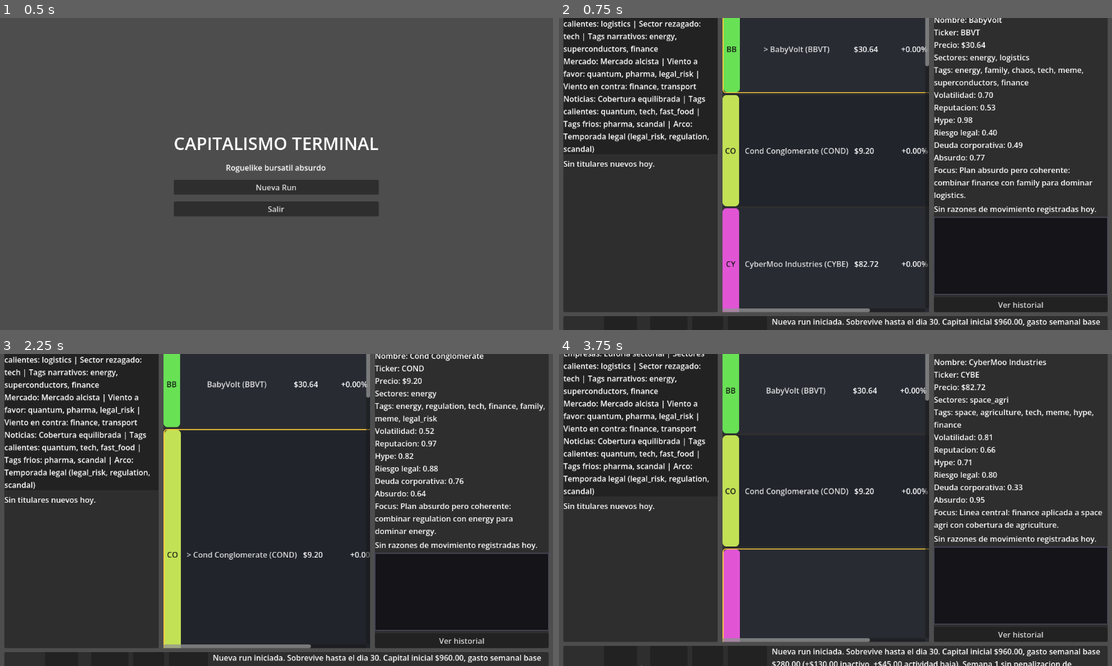
Above: before the commit, frames 1-4 (two rows, left to right).
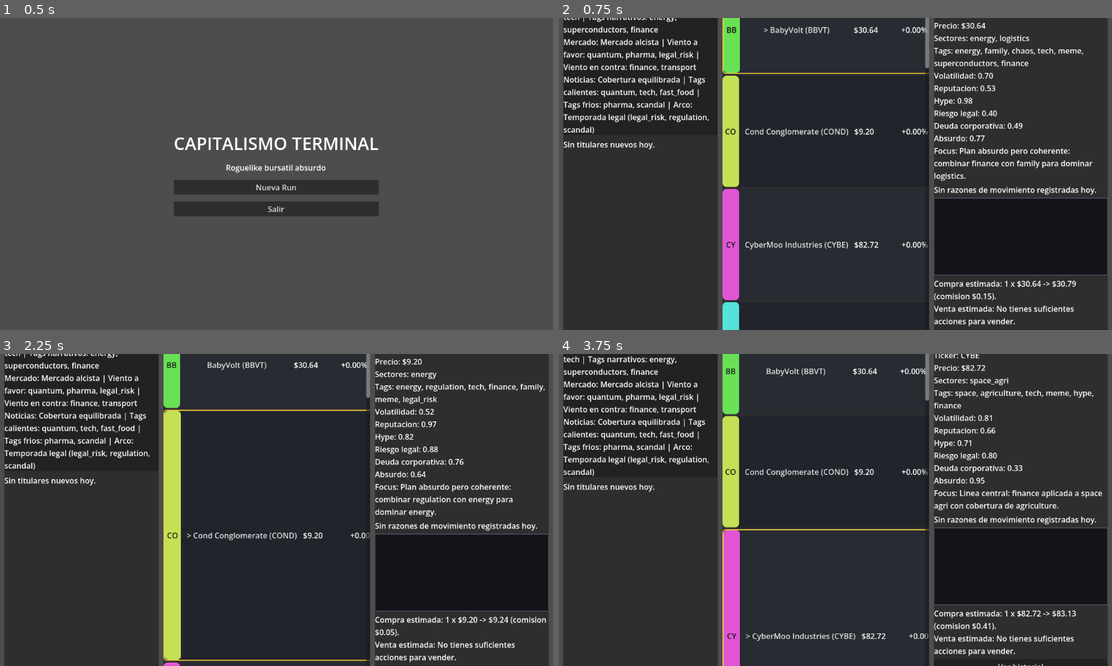
Above: after the commit, the same moments.

Repository: DewBlack/terminal-capitalism
Game: Godot game, scene res://scenes/main/main.tscn
Same seed, same stepped clock (60 frames per second), same inputs: the game is played once before the commit and once after it.
Inputs:
- Up to frame 1 (0.5 s): no input
- Up to frame 2 (0.75 s): click "Nueva Run" at 0.5 s
- Up to frame 3 (2.25 s): click "> BabyVolt (BBVT)" at 1.25 s; click "Cond Conglomerate (COND)" at 2 s
- Up to frame 4 (3.75 s): click "BabyVolt (BBVT)" at 2.75 s; click "CyberMoo Industries (CYBE)" at 3.5 s

Frame 1 is identical in both runs. In frame 2, 19% of the frame differs, in the area x 0-100%, y 0-100%; in frame 3, 18%; in frame 4, 19%.

Commit message:
UI: add trade cost preview and weekly valid activity hints

Diff:
--- a/scripts/player/player_portfolio.gd
+++ b/scripts/player/player_portfolio.gd
@@ -25,28 +25,13 @@
 
 
 func buy_shares(company: Company, amount: int, price_multiplier: float = 1.0, day_index: int = 1) -> Dictionary:
-	if company == null or not company.is_tradeable():
-		return {"success": false, "message": "No puedes comprar esta empresa ahora mismo."}
-	if amount <= 0:
-		return {"success": false, "message": "La cantidad debe ser mayor que cero."}
-
-	var unit_price: float = company.current_price * maxf(0.1, price_multiplier)
-	var effective_buy_unit_price := unit_price * (1.0 + BUY_TRANSACTION_FEE_RATE)
-	var requested_amount := amount
-	var available_debt_capacity := maxf(0.0, MAX_TRADING_DEBT - debt)
-	var max_affordable_budget := cash + available_debt_capacity
-	if max_affordable_budget < effective_buy_unit_price:
-		return {
-			"success": false,
-			"message": "No tienes margen disponible para comprar (limite de deuda: %s)." % _money(MAX_TRADING_DEBT)
-		}
-	var max_affordable_amount := int(floor(max_affordable_budget / effective_buy_unit_price))
-	amount = mini(amount, max_affordable_amount)
-	if amount <= 0:
-		return {"success": false, "message": "No tienes capital suficiente para comprar esta posicion."}
-
-	var gross_total_cost: float = unit_price * float(amount)
-	var total_cost: float = gross_total_cost * (1.0 + BUY_TRANSACTION_FEE_RATE)
+	var preview := estimate_buy_order(company, amount, price_multiplier)
+	if not bool(preview.get("success", false)):
+		return {"success": false, "message": str(preview.get("message", "No se pudo completar la compra."))}
+
+	var requested_amount := int(preview.get("requested_amount", amount))
+	amount = int(preview.get("amount", amount))
+	var total_cost: float = float(preview.get("total_cost", 0.0))
 	if cash >= total_cost:
 		cash -= total_cost
 	else:
@@ -70,29 +55,13 @@
 
 
 func sell_shares(company: Company, amount: int, price_multiplier: float = 1.0, day_index: int = 1) -> Dictionary:
-	if company == null:
-		return {"success": false, "message": "Empresa no valida."}
-	if amount <= 0:
-		return {"success": false, "message": "La cantidad debe ser mayor que cero."}
-
+	var preview := estimate_sell_order(company, amount, price_multiplier, day_index)
+	if not bool(preview.get("success", false)):
+		return {"success": false, "message": str(preview.get("message", "No se pudo completar la venta."))}
+
+	var intraday_amount := int(preview.get("intraday_amount", 0))
+	var gross_value: float = float(preview.get("net_value", 0.0))
 	var owned := int(holdings.get(company.ticker, 0))
-	if owned < amount:
-		return {"success": false, "message": "No tienes suficientes acciones para vender."}
-
-	var sell_unit_price: float = company.current_price * maxf(0.1, price_multiplier)
-	var today_trade_amounts := _get_today_trade_amounts(company.ticker, day_index)
-	var bought_today := int(today_trade_amounts.get("buy", 0))
-	var sold_today := int(today_trade_amounts.get("sell", 0))
-	var intraday_remaining := maxi(0, bought_today - sold_today)
-	var old_shares_remaining := maxi(0, owned - intraday_remaining)
-	var sell_from_old := mini(amount, old_shares_remaining)
-	var intraday_amount := mini(amount - sell_from_old, intraday_remaining)
-	var regular_amount := amount - intraday_amount
-
-	var gross_value_regular := sell_unit_price * float(regular_amount)
-	var gross_value_intraday := sell_unit_price * float(intraday_amount) * (1.0 - INTRADAY_EXIT_PENALTY_RATE)
-	var gross_value_before_fees := gross_value_regular + gross_value_intraday
-	var gross_value: float = gross_value_before_fees * (1.0 - SELL_TRANSACTION_FEE_RATE)
 	cash += gross_value
 	holdings[company.ticker] = owned - amount
 	if int(holdings[company.ticker]) <= 0:
@@ -135,6 +104,82 @@
 
 func get_holding_amount(ticker: String) -> int:
 	return int(holdings.get(ticker, 0))
+
+
+func get_intraday_unsold_amount(ticker: String, day_index: int) -> int:
+	var today_trade_amounts := _get_today_trade_amounts(ticker, day_index)
+	return maxi(0, int(today_trade_amounts.get("buy", 0)) - int(today_trade_amounts.get("sell", 0)))
+
+
+func estimate_buy_order(company: Company, requested_amount: int, price_multiplier: float = 1.0) -> Dictionary:
+	if company == null or not company.is_tradeable():
+		return {"success": false, "message": "No puedes comprar esta empresa ahora mismo."}
+	if requested_amount <= 0:
+		return {"success": false, "message": "La cantidad debe ser mayor que cero."}
+
+	var unit_price: float = company.current_price * maxf(0.1, price_multiplier)
+	var effective_buy_unit_price := unit_price * (1.0 + BUY_TRANSACTION_FEE_RATE)
+	var available_debt_capacity := maxf(0.0, MAX_TRADING_DEBT - debt)
+	var max_affordable_budget := cash + available_debt_capacity
+	if max_affordable_budget < effective_buy_unit_price:
+		return {
+			"success": false,
+			"message": "No tienes margen disponible para comprar (limite de deuda: %s)." % _money(MAX_TRADING_DEBT)
+		}
+
+	var max_affordable_amount := int(floor(max_affordable_budget / effective_buy_unit_price))
+	var final_amount := mini(requested_amount, max_affordable_amount)
+	if final_amount <= 0:
+		return {"success": false, "message": "No tienes capital suficiente para comprar esta posicion."}
+
+	var gross_total_cost: float = unit_price * float(final_amount)
+	var total_cost: float = gross_total_cost * (1.0 + BUY_TRANSACTION_FEE_RATE)
+	var fee_amount: float = total_cost - gross_total_cost
+	return {
+		"success": true,
+		"requested_amount": requested_amount,
+		"amount": final_amount,
+		"unit_price": unit_price,
+		"gross_cost": gross_total_cost,
+		"fee_amount": fee_amount,
+		"total_cost": total_cost,
+		"adjusted_by_debt_limit": final_amount < requested_amount,
+		"max_affordable_amount": max_affordable_amount
+	}
+
+
+func estimate_sell_order(company: Company, requested_amount: int, price_multiplier: float = 1.0, day_index: int = 1) -> Dictionary:
+	if company == null:
+		return {"success": false, "message": "Empresa no valida."}
+	if requested_amount <= 0:
+		return {"success": false, "message": "La cantidad debe ser mayor que cero."}
+
+	var owned := int(holdings.get(company.ticker, 0))
+	if owned < requested_amount:
+		return {"success": false, "message": "No tienes suficientes acciones para vender."}
+
+	var sell_unit_price: float = company.current_price * maxf(0.1, price_multiplier)
+	var intraday_remaining := get_intraday_unsold_amount(company.ticker, day_index)
+	var old_shares_remaining := maxi(0, owned - intraday_remaining)
+	var sell_from_old := mini(requested_amount, old_shares_remaining)
+	var intraday_amount := mini(requested_amount - sell_from_old, intraday_remaining)
+	var regular_amount := requested_amount - intraday_amount
+
+	var gross_value_regular := sell_unit_price * float(regular_amount)
+	var gross_value_intraday := sell_unit_price * float(intraday_amount) * (1.0 - INTRADAY_EXIT_PENALTY_RATE)
+	var gross_value_before_fees := gross_value_regular + gross_value_intraday
+	var net_value: float = gross_value_before_fees * (1.0 - SELL_TRANSACTION_FEE_RATE)
+	var fee_amount: float = gross_value_before_fees - net_value
+	return {
+		"success": true,
+		"amount": requested_amount,
+		"unit_price": sell_unit_price,
+		"intraday_amount": intraday_amount,
+		"regular_amount": regular_amount,
+		"gross_value_before_fees": gross_value_before_fees,
+		"fee_amount": fee_amount,
+		"net_value": net_value
+	}
 
 
 func get_trade_markers_for_ticker(ticker: String) -> Array[Dictionary]:
--- a/scripts/ui/ui_manager.gd
+++ b/scripts/ui/ui_manager.gd
@@ -8,6 +8,11 @@
 signal weekly_upgrade_selected(upgrade_id: String)
 signal weekly_recap_closed
 
+const WEEKLY_ACTIVITY_NOTIONAL_FLOOR := 170.0
+const WEEKLY_ACTIVITY_NOTIONAL_RATIO := 0.28
+const WEEKLY_LOW_ACTIVITY_RATIO := 0.50
+const MIN_WEEKLY_HOLDINGS_FOR_ACTIVITY := 180.0
+
 var _run_manager: RunManager
 var _player_portfolio: PlayerPortfolio
 var _market_manager: MarketManager
@@ -32,6 +37,7 @@
 @onready var _market_rows: VBoxContainer = $MainMargin/MainVBox/BodySplit/CenterSplit/MarketPanel/MarketVBox/MarketScroll/MarketRows
 @onready var _company_details_label: Label = $MainMargin/MainVBox/BodySplit/CenterSplit/DetailsPanel/DetailsVBox/CompanyDetailsLabel
 @onready var _movement_reasons_label: Label = $MainMargin/MainVBox/BodySplit/CenterSplit/DetailsPanel/DetailsVBox/MovementReasonsLabel
+@onready var _details_vbox: VBoxContainer = $MainMargin/MainVBox/BodySplit/CenterSplit/DetailsPanel/DetailsVBox
 @onready var _details_logo_swatch: ColorRect = $MainMargin/MainVBox/BodySplit/CenterSplit/DetailsPanel/DetailsVBox/LogoRow/LogoSwatch
 @onready var _details_logo_text: Label = $MainMargin/MainVBox/BodySplit/CenterSplit/DetailsPanel/DetailsVBox/LogoRow/LogoText
 @onready var _price_chart = $MainMargin/MainVBox/BodySplit/CenterSplit/DetailsPanel/DetailsVBox/PriceChart
@@ -56,11 +62,14 @@
 @onready var _weekly_recap_body: RichTextLabel = $WeeklyRecapPanel/RecapCenter/RecapVBox/RecapBody
 @onready var _weekly_recap_continue_button: Button = $WeeklyRecapPanel/RecapCenter/RecapVBox/RecapContinueButton
 
+var _trade_preview_label: Label
+
 
 func _ready() -> void:
 	_buy_button.pressed.connect(_on_buy_button_pressed)
 	_sell_button.pressed.connect(_on_sell_button_pressed)
 	_end_day_button.pressed.connect(_on_end_day_button_pressed)
+	_quantity_input.value_changed.connect(_on_quantity_value_changed)
 	_history_button.pressed.connect(_on_history_button_pressed)
 	_news_history_button.pressed.connect(_on_news_history_button_pressed)
 	_back_to_menu_button.pressed.connect(_on_back_to_menu_pressed)
@@ -69,6 +78,7 @@
 	_upgrade_choice_panel.visible = false
 	_weekly_recap_panel.visible = false
 	_history_text.visible = false
+	_setup_trade_preview_label()
 	_refresh_news_panel_header()
 
 
@@ -105,6 +115,7 @@
 	_update_news_panel()
 	_update_market_table()
 	_update_selected_company_details()
+	_update_trade_preview()
 	_status_label.text = _last_status_message
 
 
@@ -186,8 +197,36 @@
 	var week := _run_manager.get_week_index()
 	var holdings_value := _player_portfolio.get_holdings_value(_market_manager)
 	var net_worth := _player_portfolio.get_net_worth(_market_manager)
+	var week_start_day := ((_run_manager.days_per_week * (week - 1)) + 1)
+	var week_end_day := _run_manager.current_day
+	var weekly_notional := _player_portfolio.get_effective_trade_notional_in_day_range(week_start_day, week_end_day)
+	var raw_weekly_notional := _player_portfolio.get_trade_notional_in_day_range(week_start_day, week_end_day)
+	var weekly_target_notional := _weekly_activity_notional_target(net_worth)
+	var low_activity_threshold := weekly_target_notional * WEEKLY_LOW_ACTIVITY_RATIO
+	var traded_meaningful := _player_portfolio.has_meaningful_trade_in_day_range(week_start_day, week_end_day)
+	var full_activity := traded_meaningful and (
+		weekly_notional >= weekly_target_notional
+		or holdings_value >= MIN_WEEKLY_HOLDINGS_FOR_ACTIVITY
+	)
+	var low_activity := traded_meaningful and not full_activity and weekly_notional >= low_activity_threshold
+	var activity_label := "Nula"
+	if full_activity:
+		activity_label = "Alta"
+	elif low_activity:
+		activity_label = "Media"
+	elif traded_meaningful:
+		activity_label = "Baja"
+
 	_day_label.text = "Dia: %d/%d" % [_run_manager.current_day, _run_manager.max_days]
-	_week_label.text = "Semana: %d | Gasto semanal: %s" % [week, _money(_run_manager.weekly_expense)]
+	_week_label.text = "Semana: %d | Gasto semanal: %s\nActividad valida: %s/%s (%s)" % [
+		week,
+		_money(_run_manager.weekly_expense),
+		_money(weekly_notional),
+		_money(weekly_target_notional),
+		activity_label
+	]
+	if raw_weekly_notional > weekly_notional + 0.01:
+		_week_label.text += " | Intradia no cuenta: %s" % _money(raw_weekly_notional - weekly_notional)
 	_cash_label.text = "Dinero: %s" % _money(_player_portfolio.cash)
 	_debt_label.text = "Deuda: %s" % _money(_player_portfolio.debt)
 	_net_worth_label.text = "Patrimonio: %s (acciones %s)" % [_money(net_worth), _money(holdings_value)]
@@ -474,6 +513,10 @@
 	refresh_all_ui()
 
 
+func _on_quantity_value_changed(_value: float) -> void:
+	refresh_all_ui()
+
+
 func _ensure_selected_company_is_valid() -> void:
 	var companies := _market_manager.get_sorted_active_companies()
 	if companies.is_empty():
@@ -535,6 +578,73 @@
 	return badge
 
 
+func _setup_trade_preview_label() -> void:
+	_trade_preview_label = Label.new()
+	_trade_preview_label.name = "TradePreviewLabel"
+	_trade_preview_label.autowrap_mode = TextServer.AUTOWRAP_WORD_SMART
+	_trade_preview_label.text = "Selecciona una empresa para ver coste estimado de compra/venta."
+	_details_vbox.add_child(_trade_preview_label)
+	_details_vbox.move_child(_trade_preview_label, _details_vbox.get_child_count() - 3)
+
+
+func _update_trade_preview() -> void:
+	if _trade_preview_label == null:
+		return
+	if _run_manager == null or _player_portfolio == null or _market_manager == null or _upgrade_manager == null:
+		_trade_preview_label.text = ""
+		return
+	var company := _market_manager.get_company_by_ticker(_selected_ticker)
+	if company == null:
+		_trade_preview_label.text = "Selecciona una empresa para ver coste estimado de compra/venta."
+		return
+
+	var quantity := maxi(1, int(_quantity_input.value))
+	var buy_preview := _player_portfolio.estimate_buy_order(
+		company,
+		quantity,
+		_upgrade_manager.get_buy_price_multiplier()
+	)
+	var sell_preview := _player_portfolio.estimate_sell_order(
+		company,
+		quantity,
+		_upgrade_manager.get_sell_price_multiplier(),
+		_run_manager.current_day
+	)
+
+	var buy_line := ""
+	if bool(buy_preview.get("success", false)):
+		buy_line = "Compra estimada: %d x %s -> %s (comision %s)." % [
+			int(buy_preview.get("amount", quantity)),
+			_money(float(buy_preview.get("unit_price", company.current_price))),
+			_money(float(buy_preview.get("total_cost", 0.0))),
+			_money(float(buy_preview.get("fee_amount", 0.0)))
+		]
+		if bool(buy_preview.get("adjusted_by_debt_limit", false)):
+			buy_line += " Ajuste por limite de deuda."
+	else:
+		buy_line = "Compra estimada: %s" % str(buy_preview.get("message", "No disponible."))
+
+	var sell_line := ""
+	if bool(sell_preview.get("success", false)):
+		var intraday_amount := int(sell_preview.get("intraday_amount", 0))
+		sell_line = "Venta estimada: %d -> %s (comision %s)." % [
+			quantity,
+			_money(float(sell_preview.get("net_value", 0.0))),
+			_money(float(sell_preview.get("fee_amount", 0.0)))
+		]
+		if intraday_amount > 0:
+			sell_line += " %d intradia con penalizacion." % intraday_amount
+	else:
+		sell_line = "Venta estimada: %s" % str(sell_preview.get("message", "No disponible."))
+
+	_trade_preview_label.text = "%s\n%s" % [buy_line, sell_line]
+
+
+func _weekly_activity_notional_target(net_worth: float) -> float:
+	var scaled_target := maxf(0.0, net_worth) * WEEKLY_ACTIVITY_NOTIONAL_RATIO
+	return maxf(WEEKLY_ACTIVITY_NOTIONAL_FLOOR, scaled_target)
+
+
 func _money(value: float) -> String:
 	return "$%.2f" % value
 
